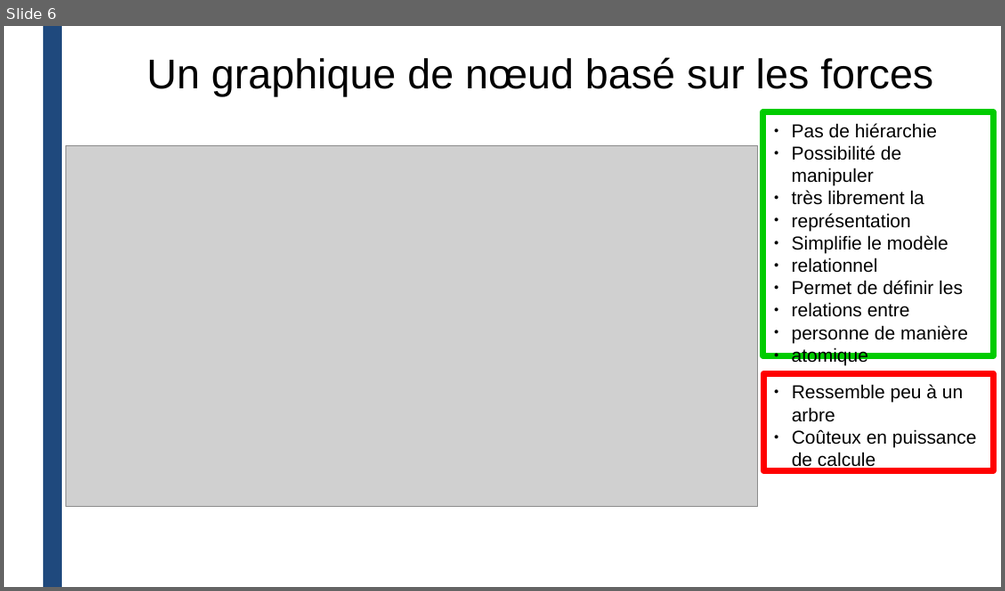
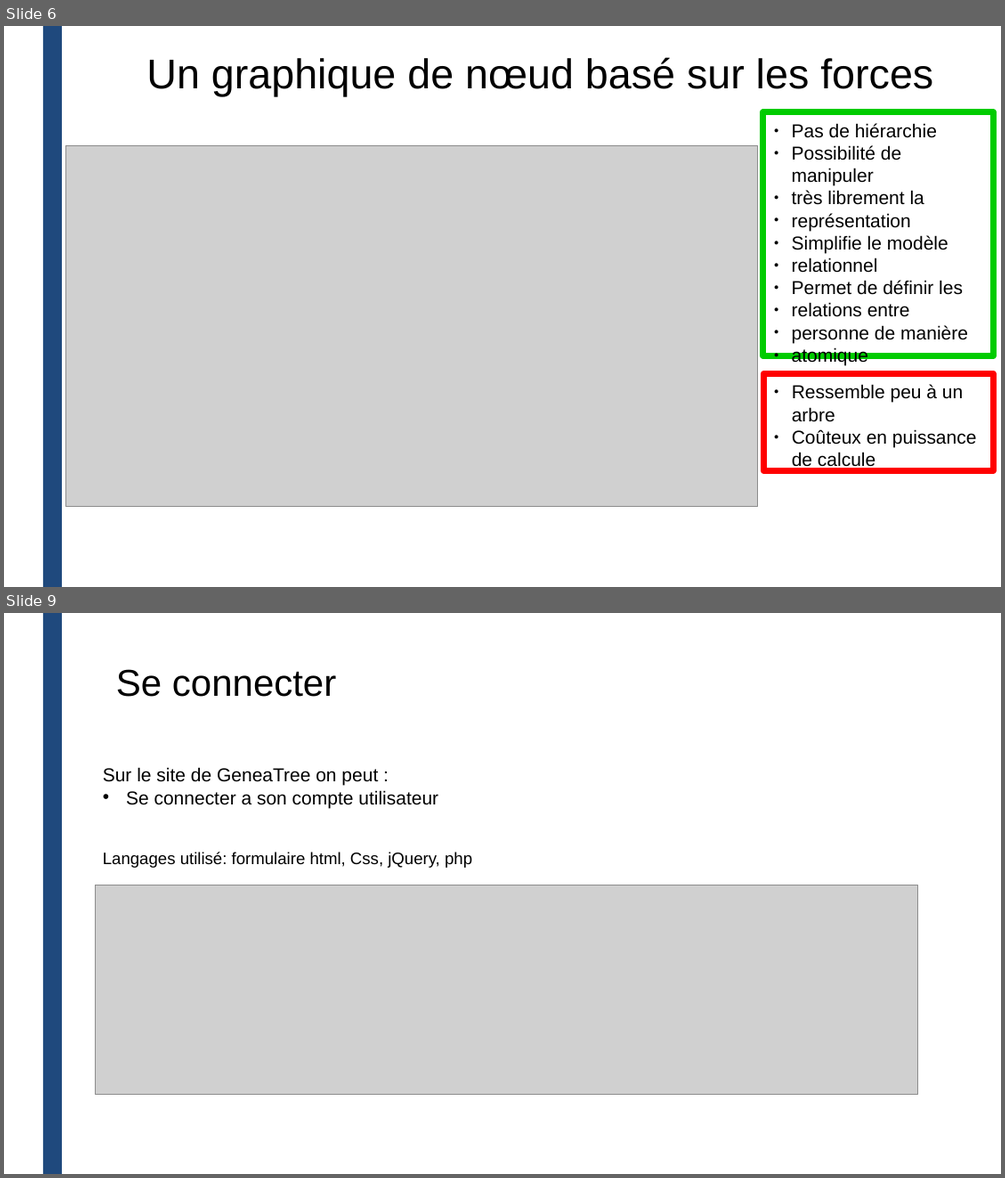
Before and after one commit to linda-benboudiaf/D3js, a slide deck: site/Genea_tree_presta.pptx. Shown one above the other, each under a label of ours: slide 6 before the commit, slides 6 and 9 after it; the slides between them are not shown. The pictures are 1005x591 and 1005x1178 pixels, drawn with LibreOffice and Linux fonts; fonts in the diff are those of the drawing; grey boxes stand for pictures. Boxes give left, top, right and bottom in pixels: in the first picture for what was removed or moved away, otherwise in the second. Text is boxed around its words. In the diff, an @@ line names an element or a change of style, - is before the commit and + after.

```diff
--- a/site/Genea_tree_presta.pptx
+++ b/site/Genea_tree_presta.pptx
@@ slide 9 added at [4, 613, 1001, 1174], background #FFFFFF; not listed: 1 template element that a slide beside it also shows @@
@@ title added at [116, 669, 336, 697], 36 pt, text #000000 @@
+Se connecter
@@ text added at [103, 767, 472, 868], 18 pt, text #000000 @@
+Sur le site de GeneaTree on peut :
+• Se connecter a son compte utilisateur
+Langages utilisé: formulaire html, Css, jQuery, php
@@ picture added at [96, 885, 918, 1094] @@
```
Also in this commit, not shown: 3 other slides added.
